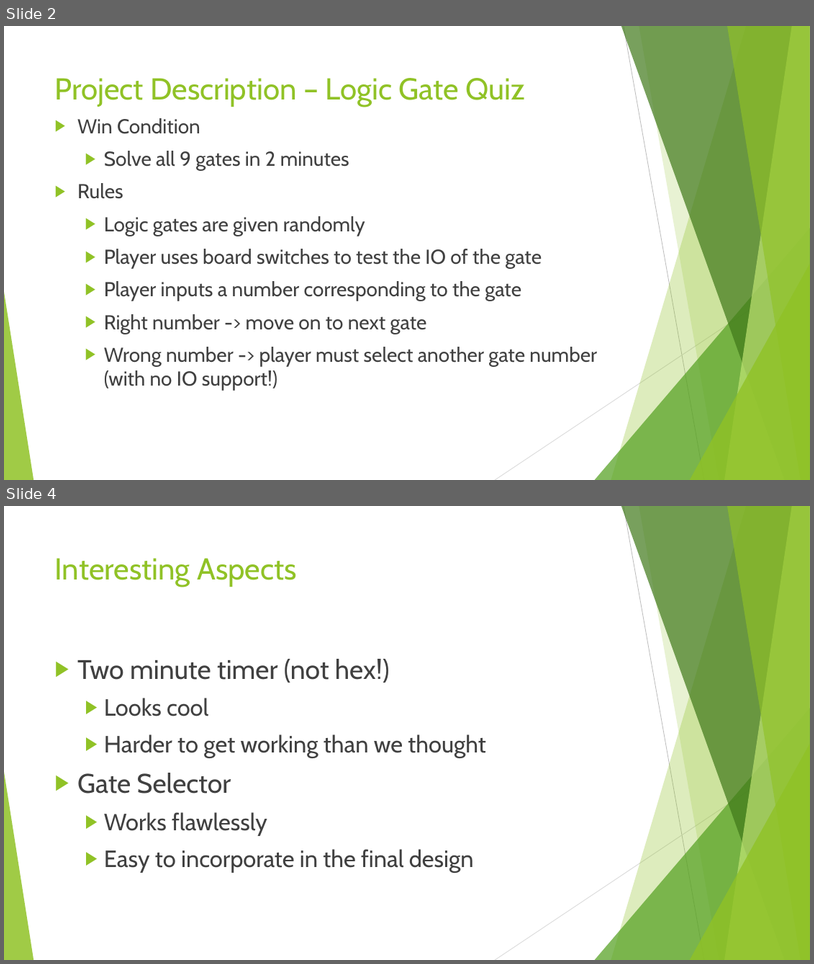
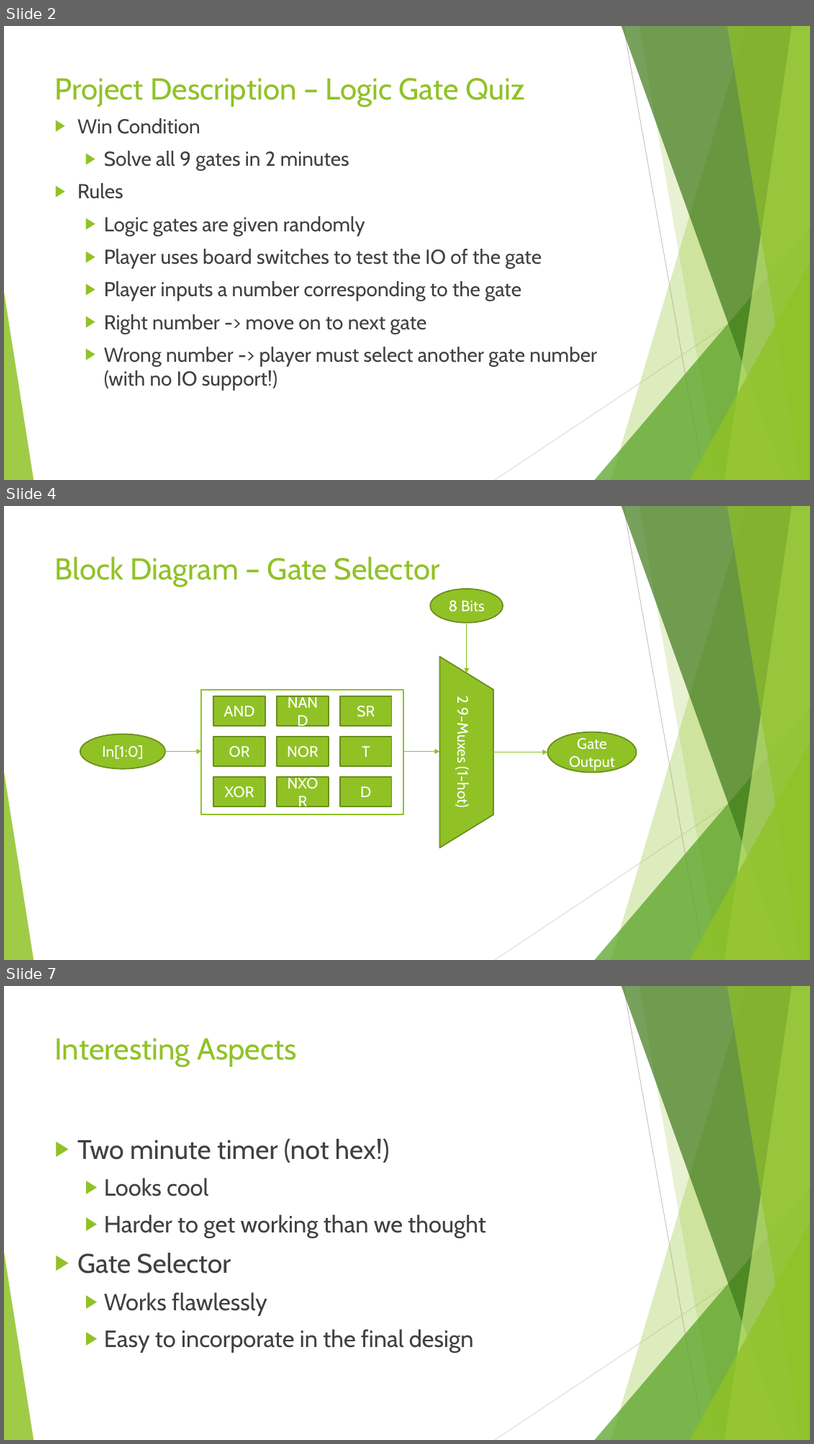
Before and after one commit to TominF6453/csc258_project, a slide deck: CSC258 Project Presentation.pptx. Shown one above the other, each under a label of ours: slides 2 and 4 before the commit, slides 2, 4 and 7 after it; the slides between them are not shown. The pictures are 814x964 and 814x1444 pixels, drawn with LibreOffice and Linux fonts; fonts in the diff are those of the drawing. Boxes give left, top, right and bottom in pixels: in the first picture for what was removed or moved away, otherwise in the second. Text is boxed around its words. In the diff, an @@ line names an element or a change of style, - is before the commit and + after.

Commit message:
Done block diagrams

```diff
--- a/CSC258 Project Presentation.pptx
+++ b/CSC258 Project Presentation.pptx
@@ slide 4 added at (4, 506, 810, 960), background #FFFFFF; not listed: 10 template elements that a slide beside it also shows @@
@@ title added at (55, 556, 440, 587), 36 pt, text #90C226 @@
+Block Diagram – Gate Selector
@@ ellipse added at (430, 589, 503, 623), fill #90C226, outline #6B901C 1.5 pt, 18 pt, text #FFFFFF @@
+8 Bits
@@ arrow added from (467, 623) to (467, 673), #90C226 1 pt @@
@@ trapezoid added at (440, 656, 494, 847), fill #90C226, outline #6B901C 1.5 pt, 18 pt, text #FFFFFF @@
+2 9-Muxes (1-hot)
@@ rectangle added at (202, 690, 404, 815), outline #90C226 1.5 pt @@
@@ rectangle added at (214, 696, 265, 726), fill #90C226, outline #6B901C 1.5 pt, 18 pt, text #FFFFFF @@
+AND
@@ rectangle added at (277, 696, 328, 726), fill #90C226, outline #6B901C 1.5 pt, 18 pt, text #FFFFFF @@
+NAND
@@ rectangle added at (340, 696, 392, 726), fill #90C226, outline #6B901C 1.5 pt, 18 pt, text #FFFFFF @@
+SR
@@ ellipse added at (80, 734, 165, 769), fill #90C226, outline #6B901C 1.5 pt, 18 pt, text #FFFFFF @@
+In[1:0]
@@ rectangle added at (214, 736, 265, 766), fill #90C226, outline #6B901C 1.5 pt, 18 pt, text #FFFFFF @@
+OR
@@ rectangle added at (277, 736, 328, 766), fill #90C226, outline #6B901C 1.5 pt, 18 pt, text #FFFFFF @@
+NOR
@@ rectangle added at (340, 736, 392, 766), fill #90C226, outline #6B901C 1.5 pt, 18 pt, text #FFFFFF @@
+T
@@ ellipse added at (548, 731, 637, 772), fill #90C226, outline #6B901C 1.5 pt, 18 pt, text #FFFFFF @@
+Gate Output
@@ arrow added from (165, 751) to (202, 751), #90C226 1 pt @@
@@ arrow added from (404, 751) to (440, 751), #90C226 1 pt @@
@@ arrow added from (494, 752) to (548, 752), #90C226 1 pt @@
@@ rectangle added at (214, 777, 265, 807), fill #90C226, outline #6B901C 1.5 pt, 18 pt, text #FFFFFF @@
+XOR
@@ rectangle added at (277, 777, 328, 807), fill #90C226, outline #6B901C 1.5 pt, 18 pt, text #FFFFFF @@
+NXOR
@@ rectangle added at (340, 777, 392, 807), fill #90C226, outline #6B901C 1.5 pt, 18 pt, text #FFFFFF @@
+D
@@ what was slide 4 is now slide 7 @@
```
Also in this commit, not shown: 3 other slides added, 1 slide removed.
